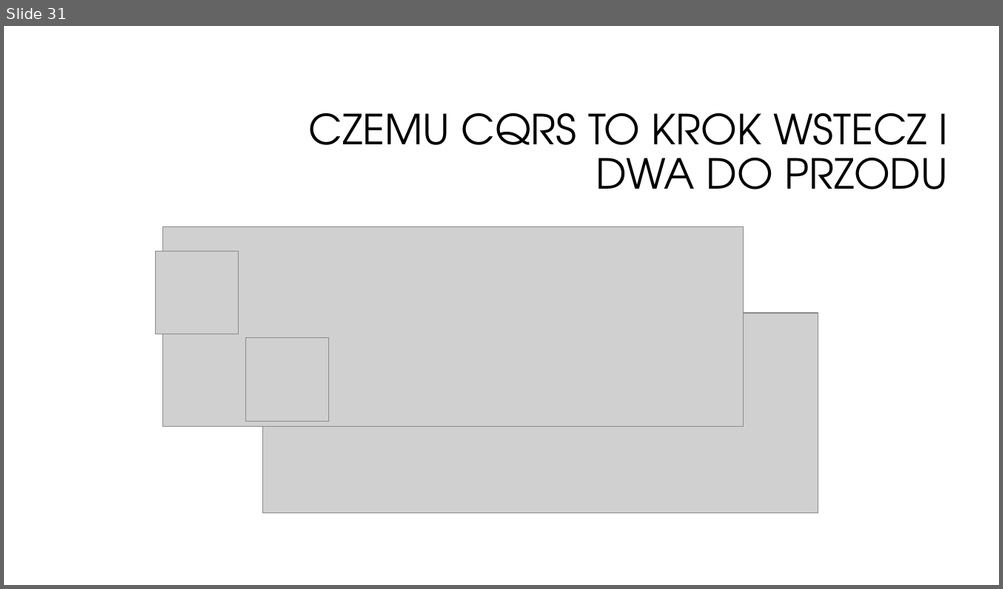
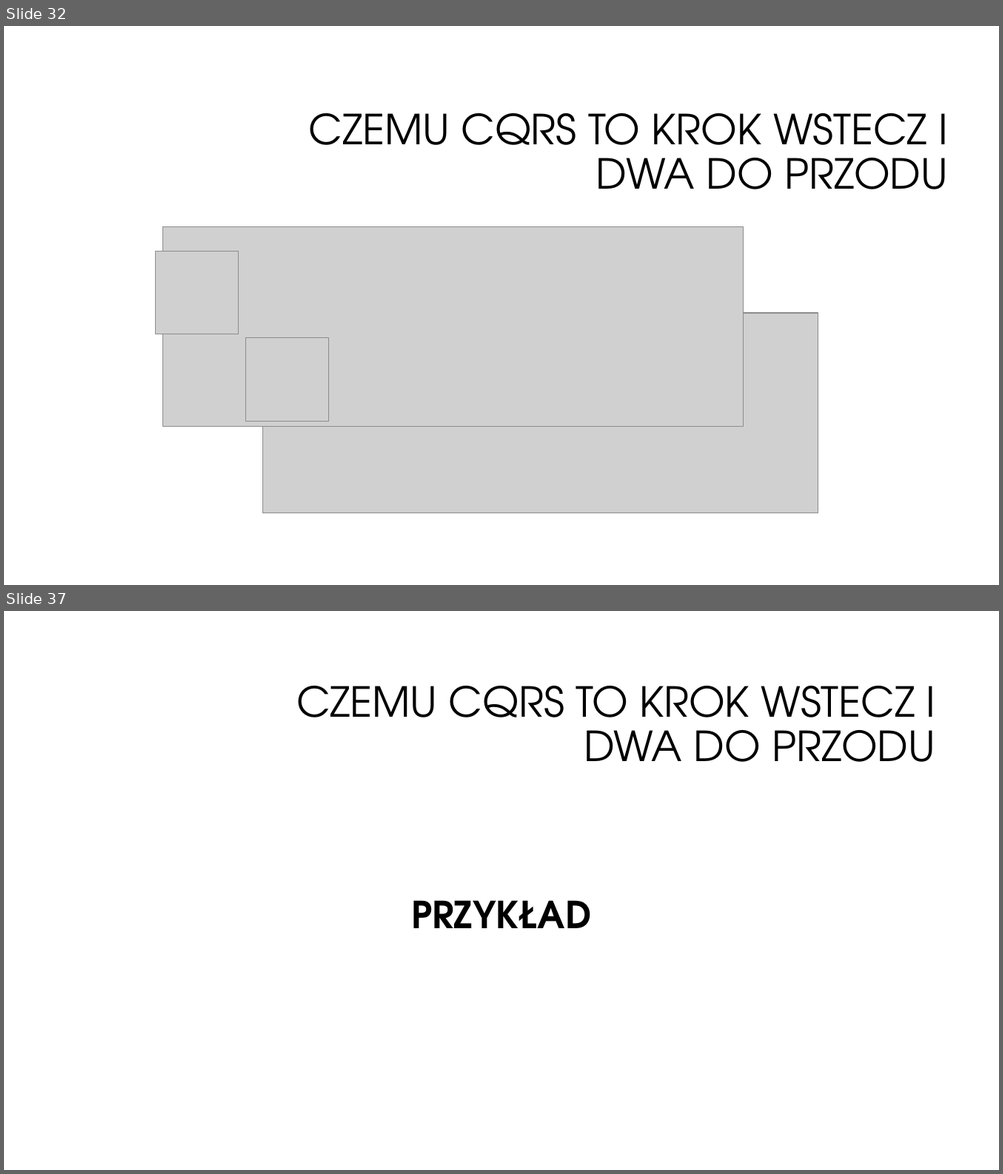
Before and after one commit to oskardudycz/EventSourcing.NetCore, a slide deck: Slides.pptx. Shown one above the other, each under a label of ours: slide 31 before the commit, slides 32 and 37 after it; the slides between them are not shown. The pictures are 1003x589 and 1003x1174 pixels, drawn with LibreOffice and Linux fonts; fonts in the diff are those of the drawing; grey boxes stand for pictures; background and template pictures are left out. Boxes give left, top, right and bottom in pixels: in the first picture for what was removed or moved away, otherwise in the second. Text is boxed around its words. In the diff, an @@ line names an element or a change of style, - is before the commit and + after.

Commit message:
CQRS slides ready

```diff
--- a/Slides.pptx
+++ b/Slides.pptx
@@ slide 37 added at [4, 611, 999, 1170], background #FFFFFF @@
@@ title added at [296, 686, 935, 762], 40 pt, text #000000 @@
+CZEMU CQRS TO KROK WSTECZ I DWA DO PRZODU
@@ text added at [411, 900, 591, 928], 36 pt, text #000000, bold @@
+PRZYKŁAD
@@ what was slide 31 is now slide 32 @@
```
Also in this commit, not shown: 2 slides changed, 6 other slides added.
